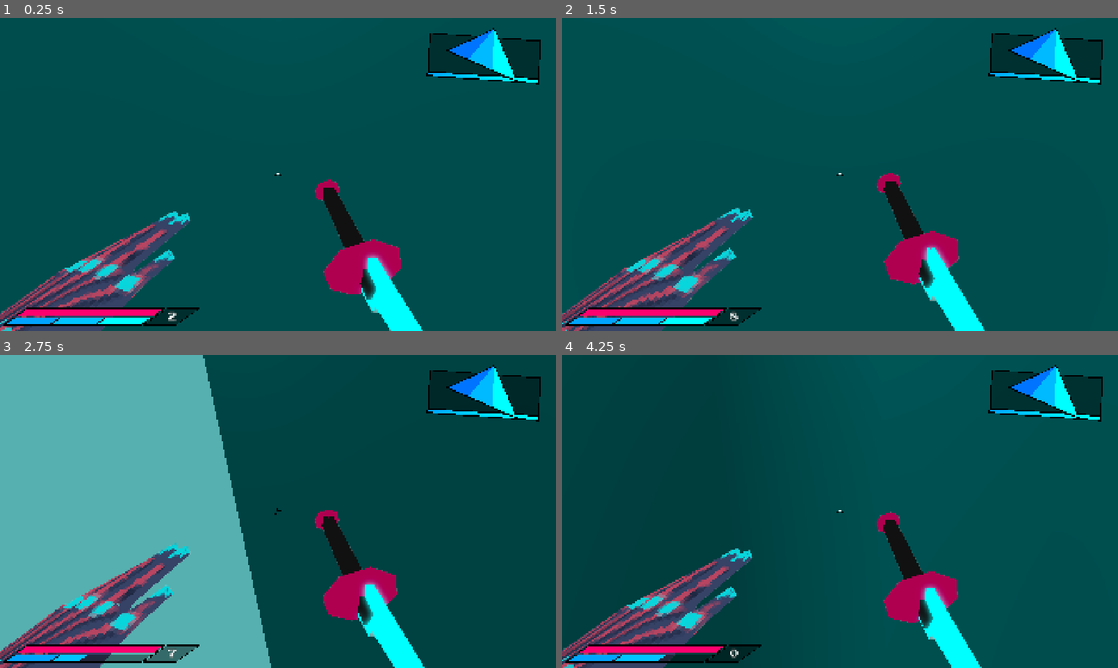
Above: before the commit, frames 1-4 (two rows, left to right).
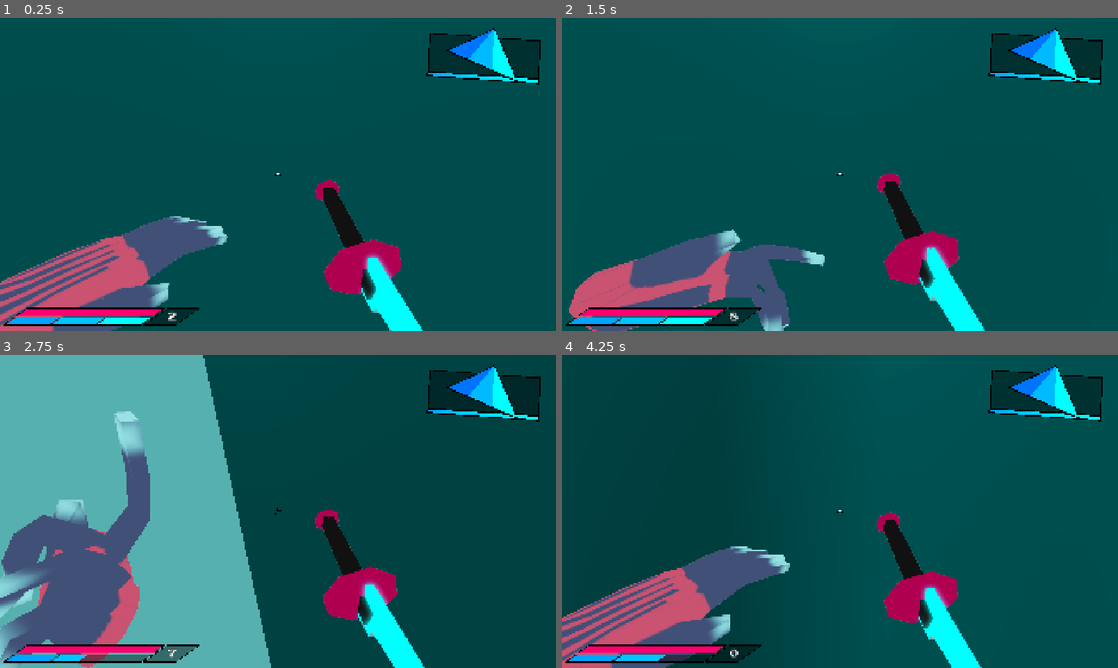
Above: after the commit, the same moments.

Repository: azlaan69/project-winston
Game: Godot game, scene res://assets/scenes/levels/root.tscn
The game is run twice, just before and just after one commit, with the same random seed, the same clock (stepped at 60 frames per second) and the same inputs. The engine's default icon, where the game draws it, is replaced by a stand-in: a white triangle on a blue panel in a dark square.
Inputs (mouse positions are in pixels of both pictures, inside the frame that each line leads up to):
- Up to frame 1 (0.25 s): no input
- Up to frame 2 (1.5 s): move the mouse to (867, 174) at 0.52 s; hold F (grapple) 0.53-1.28 s; hold W (forward) from 0.53 s (still down); tap Space (jump) at 0.77 s; tap G (taunt, bound only after the commit) at 0.8, 1.35 s; move the mouse to (812, 174) at 1.27 s
- Up to frame 3 (2.75 s): keep holding W (forward); tap Space (jump) at 1.52 s; tap F (grapple) at 1.55 s; move the mouse to (289, 505) at 2.02 s; hold G (taunt, bound only after the commit) from 2.03 s (still down); tap Shift (dash) at 2.1 s
- Up to frame 4 (4.25 s): keep holding W (forward); move the mouse to (834, 517) at 2.77 s; release G (taunt, bound only after the commit) at 2.78 s; tap ` (freefly) at 2.85 s; tap Space (jump) at 3.02, 3.77 s; tap F (grapple) at 3.05 s; move the mouse to (878, 514) at 3.52 s; hold F (grapple) from 3.53 s (still down); tap G (taunt, bound only after the commit) at 3.8 s

The runs differ from the first frame. In frame 1, 6.0% of the frame differs, in the area x 0-41%, y 61-100%; in frame 2, 7.0%; in frame 3, 12%, in the area x 0-35%, y 18-100%; in frame 4, 6.5%.

Commit message:
i did a lot

Diff:
--- /dev/null
+++ b/assets/models/hand_mod2.tscn
@@ -0,0 +1,35 @@
+[gd_scene format=3 uid="uid://mhn4ltkb1vde"]
+
+[ext_resource type="PackedScene" uid="uid://c8wkmjqgxtirg" path="res://assets/models/idontevenknow.gltf" id="1_lw3jm"]
+[ext_resource type="Texture2D" uid="uid://t70ddw1vhfym" path="res://assets/models/idontevenknow_0.png" id="2_nhvwq"]
+
+[sub_resource type="StandardMaterial3D" id="StandardMaterial3D_lw3jm"]
+cull_mode = 2
+diffuse_mode = 3
+specular_mode = 1
+albedo_color = Color(1.8247963, 1.8247963, 1.8247963, 1)
+albedo_texture = ExtResource("2_nhvwq")
+
+[node name="blockbench_export" unique_id=634213073 instance=ExtResource("1_lw3jm")]
+
+[node name="armature" parent="." index="0" unique_id=2112410853]
+transform = Transform3D(0.8, 0, 0, 0, 0.8, 0, 0, 0, 0.8, 0, 0, 0)
+
+[node name="Skeleton3D" parent="armature" index="0" unique_id=1551673]
+bones/0/rotation = Quaternion(-0.6272114, -0.3265056, 0.3265056, 0.6272114)
+bones/1/rotation = Quaternion(-0.059864227, 0.026340894, -0.40188438, 0.9133517)
+bones/2/rotation = Quaternion(0.06538756, -0.0014267617, -0.021768177, 0.99762154)
+bones/3/rotation = Quaternion(-0.19509035, 0, 0, 0.98078537)
+bones/4/rotation = Quaternion(-0.46174866, 0, 0, 0.88701093)
+bones/5/rotation = Quaternion(-0.91531146, 0, 0, 0.40274668)
+bones/6/rotation = Quaternion(-0.57343996, 0.012512504, -0.017869707, 0.81895715)
+bones/7/rotation = Quaternion(-0.90544516, -0.03953259, 0.01843435, 0.42221603)
+bones/9/rotation = Quaternion(-0.10886688, 0, 0, 0.99405634)
+
+[node name="beveled_cuboid" parent="armature/Skeleton3D" index="0" unique_id=1012308082]
+layers = 524288
+surface_material_override/0 = SubResource("StandardMaterial3D_lw3jm")
+
+[node name="AnimationPlayer" parent="." index="1" unique_id=1453974911]
+autoplay = &"idle"
+blend_times = [&"pointhold", &"pointend", 0.25, &"pointhold", &"pointhold", 0.25, &"pointhold", &"pointstart", 0.25]
--- a/assets/scenes/enemies/grapple_point.tscn
+++ b/assets/scenes/enemies/grapple_point.tscn
@@ -1,6 +1,6 @@
 [gd_scene format=3 uid="uid://xkh2maewipsq"]
 
-[ext_resource type="Texture2D" uid="uid://c4ig8d8gyhh7b" path="res://assets/textures/icon.svg" id="1_hpq3e"]
+[ext_resource type="Texture2D" uid="uid://doali578me4ns" path="res://assets/textures/shootfx-Sheet.png" id="1_hpq3e"]
 
 [sub_resource type="SphereShape3D" id="SphereShape3D_nhb04"]
 radius = 2.0
@@ -17,3 +17,4 @@
 pixel_size = 0.02
 billboard = 1
 texture = ExtResource("1_hpq3e")
+hframes = 3
--- a/assets/scenes/player/hud.tscn
+++ b/assets/scenes/player/hud.tscn
@@ -4,6 +4,7 @@
 [ext_resource type="Shader" uid="uid://boafba55hdap6" path="res://assets/shaders/hud_outline.gdshader" id="2_dw83o"]
 [ext_resource type="FontFile" uid="uid://cen23aorlw7l3" path="res://assets/fonts/PressStart2P.ttf" id="3_5kx6n"]
 [ext_resource type="Shader" uid="uid://cvqw2xccf733i" path="res://assets/shaders/filter1.gdshader" id="4_dw83o"]
+[ext_resource type="Shader" uid="uid://c1tscolnhmeib" path="res://assets/scenes/player/hud_trails.gdshader" id="5_5kx6n"]
 
 [sub_resource type="LabelSettings" id="LabelSettings_4rah4"]
 font_size = 32
@@ -72,6 +73,24 @@
 shader = ExtResource("4_dw83o")
 shader_parameter/threshold = 0.50000002375
 shader_parameter/effect_strength = 1.0
+
+[sub_resource type="FastNoiseLite" id="FastNoiseLite_bio77"]
+frequency = 0.1143
+offset = Vector3(508.77, 0, 0)
+
+[sub_resource type="NoiseTexture2D" id="NoiseTexture2D_5kx6n"]
+noise = SubResource("FastNoiseLite_bio77")
+
+[sub_resource type="ShaderMaterial" id="ShaderMaterial_seyvw"]
+shader = ExtResource("5_5kx6n")
+shader_parameter/noise = SubResource("NoiseTexture2D_5kx6n")
+shader_parameter/line_color = Color(1, 1, 1, 0.5882353)
+shader_parameter/line_count = 1.0000000149012
+shader_parameter/line_density = 0.400000019
+shader_parameter/line_faloff = 0.400000019
+shader_parameter/mask_size = 0.1
+shader_parameter/mask_edge = 0.5
+shader_parameter/animation_speed = 0.5
 
 [node name="Overlay" type="CanvasLayer" unique_id=320630329]
 
@@ -566,3 +585,13 @@
 offset_bottom = 1120.0
 mouse_filter = 2
 color = Color(1, 1, 0, 1)
+
+[node name="Wind" type="ColorRect" parent="HUD" unique_id=1432034965]
+material = SubResource("ShaderMaterial_seyvw")
+layout_mode = 0
+offset_left = -40.0
+offset_top = -40.0
+offset_right = 1960.0
+offset_bottom = 1120.0
+mouse_filter = 2
+color = Color(1, 1, 0, 1)
--- /dev/null
+++ b/assets/scenes/player/hud_trails.gdshader
@@ -0,0 +1,59 @@
+shader_type canvas_item;
+
+
+uniform sampler2D noise: repeat_enable;
+uniform vec4 line_color: source_color;
+uniform float line_count: hint_range(0.0, 2.0, 0.05) = 0.5;
+uniform float line_density: hint_range(0.0, 1.0) = 0.5;
+uniform float line_faloff: hint_range(0.0, 1.0) = 0.25;
+uniform float mask_size: hint_range(0.0, 1.0) = 0.1;
+uniform float mask_edge: hint_range(0.0, 1.0) = 0.5;
+uniform float animation_speed: hint_range(1.0, 20.0) = 0.5;
+
+
+
+
+float inv_lerp(float from, float to, float value){
+  return (value - from) / (to - from);
+}
+
+
+
+
+vec2 polar_coordinates(vec2 uv, vec2 center, float zoom, float repeat)
+{
+	vec2 dir = uv - center;
+	float radius = length(dir) * 2.0;
+	float angle = atan(dir.y, dir.x) * 1.0/(PI * 2.0);
+	return mod(vec2(radius * zoom, angle * repeat), 1.0);
+}
+
+
+
+
+vec2 rotate_uv(vec2 uv, vec2 pivot, float rotation) {
+    float cosa = cos(rotation);
+    float sina = sin(rotation);
+    uv -= pivot;
+    return vec2(
+        cosa * uv.x - sina * uv.y,
+        cosa * uv.y + sina * uv.x
+    ) + pivot;
+}
+
+
+
+
+void fragment(){
+	vec2 polar_uv = polar_coordinates(rotate_uv(UV, vec2(0.5), floor(fract(TIME) * animation_speed) ) , vec2(0.5), 0.01, line_count);
+	vec3 lines = texture(noise, polar_uv).rgb;
+
+	float mask_value = length(UV - vec2(0.5));
+	float mask = inv_lerp(mask_size, mask_edge, mask_value);
+	float result = 1.0 - (mask * line_density);
+
+	result = smoothstep(result, result + line_faloff, lines.r);
+
+	COLOR.rgb = vec3(line_color.rgb);
+	COLOR.a = min(line_color.a, result);
+}
--- a/assets/scenes/player/player.tscn
+++ b/assets/scenes/player/player.tscn
@@ -4,6 +4,7 @@
 [ext_resource type="Script" uid="uid://dllew3uk4ian2" path="res://assets/scripts/juice.gd" id="2_5v77c"]
 [ext_resource type="Shader" uid="uid://cifn0frdxenv5" path="res://assets/shaders/loml.gdshader" id="2_omksk"]
 [ext_resource type="PackedScene" uid="uid://ccg0v0u1m5tuq" path="res://assets/models/hand_mod.tscn" id="4_wg42c"]
+[ext_resource type="PackedScene" uid="uid://mhn4ltkb1vde" path="res://assets/models/hand_mod2.tscn" id="5_xvhxs"]
 
 [sub_resource type="StandardMaterial3D" id="StandardMaterial3D_wg42c"]
 cull_mode = 1
@@ -1222,13 +1223,14 @@
 metallic_specular = 0.0
 disable_receive_shadows = true
 
-[node name="Player" type="CharacterBody3D" unique_id=500862226 node_paths=PackedStringArray("ghost") groups=["player"]]
+[node name="Player" type="CharacterBody3D" unique_id=500862226 node_paths=PackedStringArray("ghost", "anim_funny") groups=["player"]]
 slide_on_ceiling = false
 floor_snap_length = 0.8
 script = ExtResource("1_1jxqw")
 base_speed = 10.0
 ghost = NodePath("Head/CameraPivot/WeaponLayer/SubViewport/Sword/SwordPivot")
 ghost_mat = SubResource("StandardMaterial3D_xvhxs")
+anim_funny = NodePath("Head/CameraPivot/WeaponLayer/SubViewport/Hand2/AnimationPlayer")
 
 [node name="Mesh" type="MeshInstance3D" parent="." unique_id=762445280]
 transform = Transform3D(1, 0, 0, 0, 1, 0, 0, 0, 1, 0, 0.9, 0)
@@ -1336,14 +1338,18 @@
 size = 0.765
 
 [node name="Hand" parent="Head/CameraPivot/WeaponLayer/SubViewport" unique_id=1395875087 instance=ExtResource("4_wg42c")]
-transform = Transform3D(-0.47212982, -0.09080707, 0.1372861, -0.045525387, 0.47279924, 0.15616746, -0.15817976, 0.13496262, -0.4547133, -0.8375, 0.8995, -0.792)
+transform = Transform3D(-0.47212982, -0.09080707, 0.13728607, -0.045525387, 0.47279924, 0.15616743, -0.15817976, 0.13496262, -0.4547132, -0.8375, 0.8995, -0.792)
+visible = false
+
+[node name="Hand2" parent="Head/CameraPivot/WeaponLayer/SubViewport" unique_id=634213073 instance=ExtResource("5_xvhxs")]
+transform = Transform3D(0.4851561, 0.17884076, -0.1874555, -0.23747386, 0.46606869, -0.16995935, 0.103584506, 0.23085925, 0.48833826, -0.87, 1.0025, -0.8325)
 
 [node name="Sword" type="Node3D" parent="Head/CameraPivot/WeaponLayer/SubViewport" unique_id=443423592]
 unique_name_in_owner = true
 transform = Transform3D(0.99575377, 0.04467098, 0.08048213, 0, 0.8743478, -0.48529968, -0.09204814, 0.48323947, 0.8706356, 0.08808589, 1.1201602, -1.5870181)
 
 [node name="SwordPivot" type="Node3D" parent="Head/CameraPivot/WeaponLayer/SubViewport/Sword" unique_id=913439823]
-transform = Transform3D(1.0000002, -7.450581e-09, -1.4901161e-08, 0, 1.0000002, -5.9604645e-08, 7.450581e-09, -5.9604645e-08, 1, -0.09204821, 0.4832396, 0.8706362)
+transform = Transform3D(1.0000002, 4.440891e-16, -7.450579e-09, 0, 1.0000002, 5.960463e-08, 7.450581e-09, -5.9604645e-08, 1, -0.09204821, 0.4832396, 0.8706362)
 
 [node name="SwordMesh" type="MeshInstance3D" parent="Head/CameraPivot/WeaponLayer/SubViewport/Sword/SwordPivot" unique_id=638523858]
 layers = 524288
@@ -1598,5 +1604,8 @@
 
 [connection signal="timeout" from="Dash_CD" to="." method="_on_dash_cd_timeout"]
 [connection signal="body_entered" from="Head/CameraPivot/SwordHitbox" to="." method="_on_sword_hitbox_body_entered"]
+[connection signal="animation_finished" from="Head/CameraPivot/WeaponLayer/SubViewport/Hand2/AnimationPlayer" to="." method="grapple_animation_finished"]
 [connection signal="animation_finished" from="Head/CameraPivot/WeaponLayer/SubViewport/SwordPlayer" to="." method="_on_sword_player_animation_finished"]
 [connection signal="timeout" from="timers/ComboTimer" to="." method="_on_combo_timer_timeout"]
+
+[editable path="Head/CameraPivot/WeaponLayer/SubViewport/Hand2"]
--- a/assets/scripts/hud.gd
+++ b/assets/scripts/hud.gd
@@ -40,6 +40,12 @@
 
 	speed = lerp(speed, player.velocity.length(), 6.0 * delta)
 
+	var intensity = remap(speed, 15.0, 40.0, 10, 20)
+	intensity = clamp(intensity, 10, 20)
+
+	$Wind.material.set_shader_parameter("animation_speed", intensity)
+	$Wind.visible = (speed > 15.0)
+
 	if hit_time > 0.0: hit_time -= delta
 
 	$HatHud/Equipped.visible = (player.hat.current_state == player.hat.state.EQUIPPED and player.hat.can_use)
--- a/assets/scripts/player.gd
+++ b/assets/scripts/player.gd
@@ -94,6 +94,8 @@
 @onready var anim_sword = %SwordPlayer
 @onready var sword_hitbox = %SwordHitbox
 @onready var parry_hitbox = %ParryHitbox
+
+@export var anim_funny: AnimationPlayer
 
 @onready var guns: Node3D = %PistolsParent
 @onready var sword: Node3D = %Sword
@@ -417,6 +419,12 @@
 
 
 func grapplestuff(delta) -> void:
+	if Input.is_action_pressed("taunt") and anim_funny.current_animation != "point":
+		anim_funny.play("fuhyu")
+
+	if Input.is_action_just_released("grapple"):
+		anim_funny.play("pointend")
+
 	if Input.is_action_pressed("grapple"):
 		hat_timer.start()
 		var target = PhysUtil.raycast_from_cam(%Camera3D, 200.0, [get_rid()], Vector3.ZERO, true, 4)
@@ -429,8 +437,10 @@
 				var dist = target.position - global_position
 				grapple_speed = dist.length()
 				grapple_velocity = dist.normalized() * 40.0
+				if anim_funny.current_animation != "pointstart" and anim_funny.current_animation != "pointhold": anim_funny.play("pointstart")
 
 	else:
+
 		var decay = 8.0
 		if !is_on_floor(): decay = 1.0
 		else: decay = 8.0
@@ -648,3 +658,11 @@
 			combo.start(0.3)
 		"sheath":
 			combo_step = 0
+
+
+func grapple_animation_finished(anim_name: StringName) -> void:
+	match anim_name:
+		"pointstart":
+			anim_funny.play("pointhold")
+		_:
+			anim_funny.play("idle")
--- a/project.godot
+++ b/project.godot
@@ -111,6 +111,12 @@
 , Object(InputEventMouseButton,"resource_local_to_scene":false,"resource_name":"","device":-1,"window_id":0,"alt_presse …(244 unchanged characters)…
 ]
 }
+taunt={
+"deadzone": 0.2,
+"events": [Object(InputEventMouseButton,"resource_local_to_scene":false,"resource_name":"","device":-1,"window_id":0,"alt_pressed":false,"shift_pressed":false,"ctrl_pressed":false,"meta_pressed":false,"button_mask":0,"position":Vector2(0, 0),"global_position":Vector2(0, 0),"factor":1.0,"button_index":8,"canceled":false,"pressed":false,"double_click":false,"script":null)
+, Object(InputEventKey,"resource_local_to_scene":false,"resource_name":"","device":-1,"window_id":0,"alt_pressed":false,"shift_pressed":false,"ctrl_pressed":false,"meta_pressed":false,"pressed":false,"keycode":0,"physical_keycode":71,"key_label":0,"unicode":103,"location":0,"echo":false,"script":null)
+]
+}
 
 [physics]
 
Not shown, added: assets/models/idontevenknow.gltf
Not shown, added: assets/models/idontevenknow.gltf.import
Binary file added: assets/models/idontevenknow_0.png
Not shown, added: assets/models/idontevenknow_0.png.import
Not shown, added: assets/scenes/player/hud_trails.gdshader.uid
